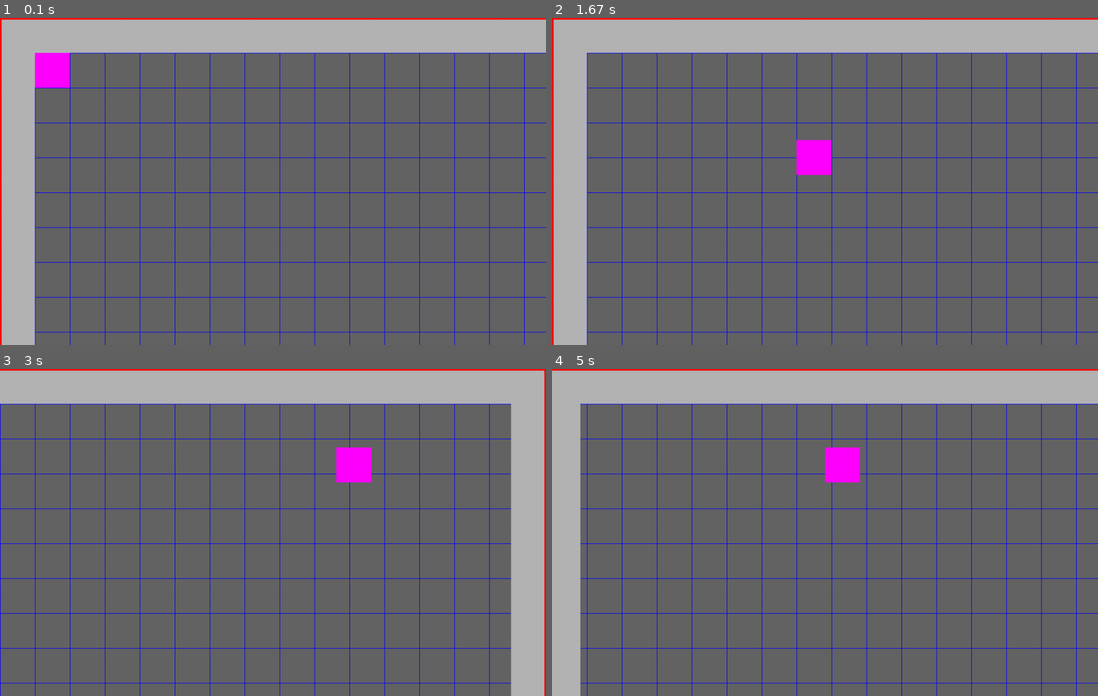
Above: before the commit, frames 1-4 (two rows, left to right).
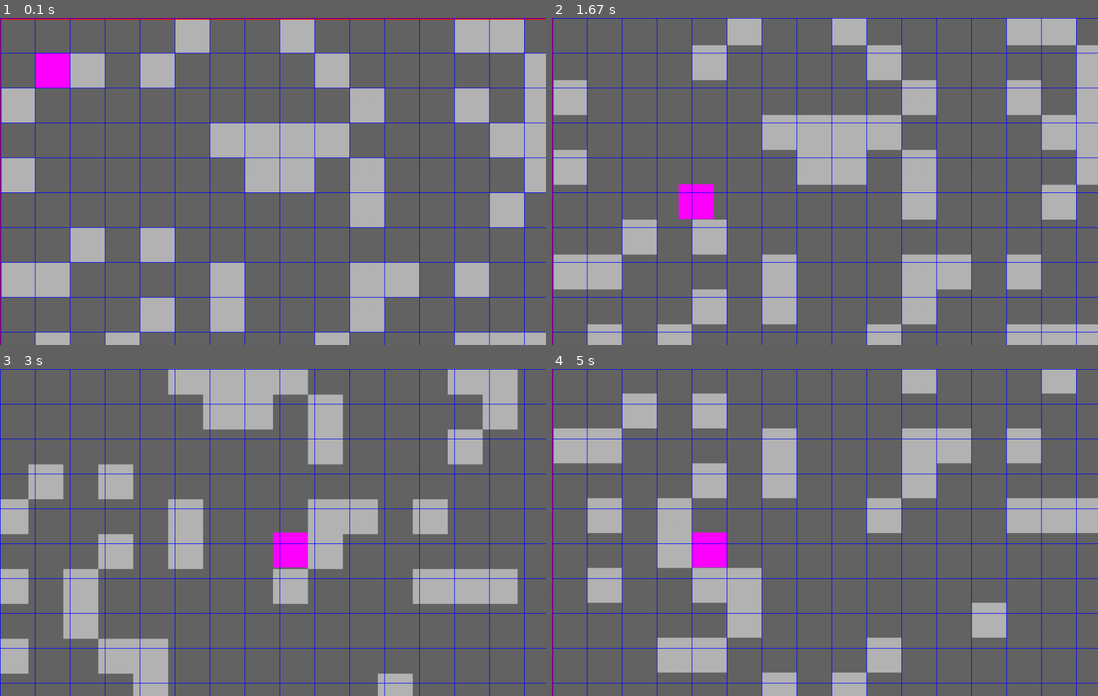
Above: after the commit, the same moments.

Repository: ravenstudios/pygame_scrolling_map
Game: pygame game, started from main.py
Same seed, same stepped clock (60 frames per second), same inputs: the game is played once before the commit and once after it.
Inputs:
- Up to frame 1 (0.1 s): no input
- Up to frame 2 (1.67 s): hold Space 0.33-0.8 s; hold Right 0.33-0.8 s; hold A 0.83-1.3 s; hold Right 0.83-1.3 s; hold S from 1.33 s (still down); hold Right from 1.33 s (still down)
- Up to frame 3 (3 s): release S at 1.8 s; release Right at 1.8 s; hold Right 1.83-2.3 s; hold Up 2.33-2.63 s; hold Right from 2.67 s (still down)
- Up to frame 4 (5 s): release Right at 3.13 s; hold Left 3.17-3.7 s; tap Space at 3.73 s; hold Left 4.4-4.8 s

The runs differ from the first frame. In frame 1, 31% of the frame differs, in the area x 0-100%, y 0-100%; in frame 2, 32%; in frame 3, 31%; in frame 4, 32%.

Commit message:
added breakable blocks, movment and gravity

Diff:
--- /dev/null
+++ b/block.py
@@ -0,0 +1,17 @@
+
+from main_block import *
+
+class Block(Main_block):
+
+    def __init__(self):
+
+
+        self.x, self.y = BLOCK_SIZE, BLOCK_SIZE
+        super().__init__(self.x, self.y)
+        self.image.fill((100, 110, 255))
+
+
+
+
+    def update(self):
+        pass
--- a/constants.py
+++ b/constants.py
@@ -1,4 +1,6 @@
 BLOCK_SIZE = 64
+GAME_WORLD_W = 20 * BLOCK_SIZE
+GAME_WORLD_H = 20 * BLOCK_SIZE
 ROWS = 11
 COLS = 15
 GAME_WIDTH = 1000
@@ -10,4 +12,7 @@
 GREEN = (0, 255, 0)
 BLUE = (0, 0, 255)
 
+
+PLAYER_DIG_DISTANCE = 5
+
 PLAYER_SPEED = BLOCK_SIZE // 8
--- a/player.py
+++ b/player.py
@@ -10,23 +10,41 @@
         super().__init__(self.x, self.y)
 
         self.speed = BLOCK_SIZE // 8
-
-
-
-    def update(self):
-        self.input()
+        self.grav = 5
+        self.dir = "right"
 
 
 
 
-    def input(self):
+
+    def update(self, all_group):
+        self.input(all_group)
+        self.falling(all_group)
+
+
+
+
+
+
+
+    def falling(self, all_group):
+        self.rect = self.rect.move(0, self.grav)
+        # # gets all sprites that it collided with
+        hits = pygame.sprite.spritecollide(self, all_group, False)
+        # # if we did hit anything move back to make sure were not stuck
+        if hits:
+
+            self.rect = self.rect.move(0, -self.grav)
+
+    def input(self, all_group):
 
         keys = pygame.key.get_pressed()
 
 
         # DOWN
         if (keys[pygame.K_s] or keys[pygame.K_DOWN]):
-            self.rect = self.rect.move(0, self.speed)
+            self.dir = "down"
+        #     self.rect = self.rect.move(0, self.speed)
             # # move
             # self.rect = self.rect.move(0, self.speed)
             # # gets all sprites that it collided with
@@ -44,8 +62,9 @@
 
         # UP
         if (keys[pygame.K_w] or keys[pygame.K_UP]):
-            if self.rect.top > BLOCK_SIZE:
-                self.rect = self.rect.move(0, -self.speed)
+            self.dir = "up"
+        #     if self.rect.top > BLOCK_SIZE:
+        #         self.rect = self.rect.move(0, -self.speed)
             # move
             # self.rect = self.rect.move(0, -self.speed)
             # # gets all sprites that it collided with
@@ -63,15 +82,14 @@
 
         # LEFT
         if (keys[pygame.K_a] or keys[pygame.K_LEFT]):
-            if self.rect.left > BLOCK_SIZE:
-                self.rect = self.rect.move(-self.speed, 0)
-            # # move
-            # self.rect = self.rect.move(-self.speed, 0)
-            # # gets all sprites that it collided with
-            # hits = pygame.sprite.spritecollide(self, all_group, False)
-            # # if we did hit anything move back to make sure were not stuck
-            # if hits:
-            #     self.rect = self.rect.move(self.speed, 0)
+            self.dir = "left"
+            # move
+            self.rect = self.rect.move(-self.speed, 0)
+            # gets all sprites that it collided with
+            hits = pygame.sprite.spritecollide(self, all_group, False)
+            # if we did hit anything move back to make sure were not stuck
+            if hits:
+                self.rect = self.rect.move(self.speed, 0)
             #
             # # if not center on a block move right or left to assist in going down if blocked
             # for h in hits:
@@ -82,14 +100,14 @@
 
         # RIGHT
         if (keys[pygame.K_d] or keys[pygame.K_RIGHT]):
-            pass
+            self.dir = "right"
             # # move
             self.rect = self.rect.move(self.speed, 0)
-            # # gets all sprites that it collided with
-            # hits = pygame.sprite.spritecollide(self, all_group, False)
-            # # if we did hit anything move back to make sure were not stuck
-            # if hits:
-            #     self.rect = self.rect.move(-self.speed, 0)
+            # gets all sprites that it collided with
+            hits = pygame.sprite.spritecollide(self, all_group, False)
+            # if we did hit anything move back to make sure were not stuck
+            if hits:
+                self.rect = self.rect.move(-self.speed, 0)
             #
             # # if not center on a block move right or left to assist in going down if blocked
             # for h in hits:
--- a/states_manager.py
+++ b/states_manager.py
@@ -1,5 +1,5 @@
 from constants import *
-import sys, pygame, player, camera, wall
+import sys, pygame, player, camera, wall, block, random
 
 
 
@@ -10,20 +10,28 @@
         self.state = self.states[1]
 
         self.all_group = pygame.sprite.Group()
-
+        self.player_group = pygame.sprite.Group()
         n = 20
         self.player = player.Player()
         # the args for this need to be the w, h, of the world map NOT THE SCREEN SIZE!
         self.camera = camera.Camera(n * BLOCK_SIZE, n * BLOCK_SIZE)
 
         # self.player_group.add(self.player)
-        self.all_group.add(self.player)
 
-        for r in range(n):
-            for c in range(n):
-                if r == 0 or r == (n - 1) or c == 0 or c == (n - 1):
-                    self.all_group.add(wall.Wall(r * BLOCK_SIZE, c * BLOCK_SIZE))
 
+        for i in range(100):
+            r = random.randint(0, GAME_WORLD_W) // BLOCK_SIZE * BLOCK_SIZE
+            c = random.randint(0, GAME_WORLD_H) // BLOCK_SIZE * BLOCK_SIZE
+            self.all_group.add(wall.Wall(r, c))
+        # for r in range(n):
+        #     for c in range(n):
+        #         if c not in (0, 1, 2):
+        #             if c
+        #             self.all_group.add(wall.Wall(r * BLOCK_SIZE, c * BLOCK_SIZE))
+        #         # if r == 0 or r == (n - 1) or c == 0 or c == (n - 1):
+        #         #     self.all_group.add(wall.Wall(r * BLOCK_SIZE, c * BLOCK_SIZE))
+
+        self.player_group.add(self.player)
 
     def events(self, events):
 
@@ -52,14 +60,21 @@
                         self.state = "paused"
 
             if event.type == pygame.KEYUP:
+
                 if event.key == 32:#SPACE
+                    #Start Screen
                     if self.state == "start":
                         self.state = "running"
+
+                    #Dig a block
+                    if self.state == "running":
+                        for all in self.all_group:
+                            all.dig(self.player)
 
 
     def draw(self, surface):
         # surface.fill((100, 100, 100))#background
-        self.draw_grid(surface)
+
 
         if self.state == "start":
             surface.fill((100, 100, 255))#background
@@ -70,11 +85,16 @@
             for wall in self.all_group:
                 surface.blit(wall.image, self.camera.move(wall.rect))
 
+            for player in self.player_group:
+                surface.blit(player.image, self.camera.move(player.rect))
 
 
 
-            # self.player_group.draw(surface)
+
+
             self.camera.draw(surface)
+            self.draw_grid(surface)
+
 
         elif self.state == "paused":
             surface.fill((255, 100, 100))#background
@@ -95,6 +115,7 @@
         elif self.state == "running":
             self.camera.update(self.player)
             self.all_group.update()
+            self.player_group.update(self.all_group)
 
         elif self.state == "paused":
             pass
--- a/wall.py
+++ b/wall.py
@@ -8,3 +8,25 @@
 
         super().__init__(x, y)
         self.image.fill((180, 180, 180))
+
+
+    def dig(self, player):
+        p_dir = player.dir
+        pdd = PLAYER_DIG_DISTANCE
+
+        if p_dir == "up":
+            temp = player.rect.move(0, -pdd)
+        elif p_dir == "down":
+            temp = player.rect.move(0, pdd)
+        elif p_dir == "left":
+            temp = player.rect.move(-pdd, 0)
+        elif p_dir == "right":
+            temp = player.rect.move(pdd, 0)
+
+        if self.rect.colliderect(temp):
+            self.kill()
+        # pr = player.rect
+        # sr = self.rect
+        # y_snap = (pr.top // BLOCK_SIZE) * BLOCK_SIZE
+        # if pr.right + 5 > sr.left  and sr.top == y_snap:
+        #     self.kill()
